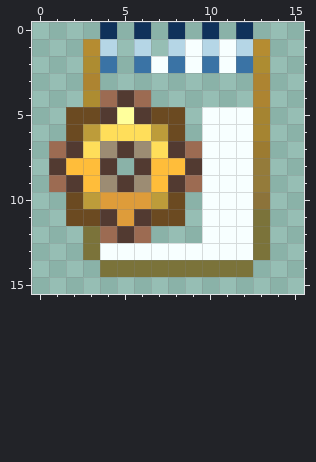
One commit to this pixel-art sprite: plugins/eu.geclipse.ui/icons/obj16/jsdl_file_obj.gif. Above, as it was before the edit.
The file is 16x16 pixels.
The same view after the edit:
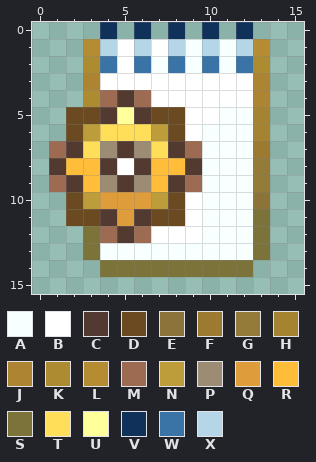
Palette (. is transparent): A #f7ffff  B #ffffff  C #523a31  D #6b4a21  E #8c733a  F #9c7b31  G #947b3a  H #a58431  J #ad8431  K #ad8c31  L #b58c31  M #9c6b52  N #bd9c3a  P #9c8c73  Q #de9c3a  R #ffbd3a  S #7b733a  T #ffde5a  U #ffff9c  V #10315a  W #3a73a5  X #b5d6e6
Author's note on the commit: fixed icon transparency
Edits made:
@@ x 0..15 @@
  0 ....V.V.V.V.V...
- 1 ...LX.X.XAXAXL..
- 2 ...KW.WAWAWAWK..
- 3 ...J.........J..
- 4 ...KMCM......J..
- 5 ..DDCUCDD.AAAH..
- 6 ..DNTTTND.AAAH..
+ 1 ...LXBXBXAXAXL..
+ 2 ...KWBWAWAWAWK..
+ 3 ...JBBBBBBBBBJ..
+ 4 ...KMCMBBBBBBJ..
+ 5 ..DDCUCDDBBAAH..
+ 6 ..DNTTTNDBAAAH..
  7 .MCTPCPTCMAAAF..
- 8 .CRRC.CRRCAAAG..
+ 8 .CRRCBCRRCAAAG..
  9 .MCRPCPRCMAAAG..
-10 ..DNQQQND.AAAE..
-11 ..DDCQCDD.AAAS..
-12 ...SMCM...AAAS..
+10 ..DNQQQNDBAAAE..
+11 ..DDCQCDDBAAAS..
+12 ...SMCMBBBAAAS..
 13 ...SAAAAAAAAAS..
